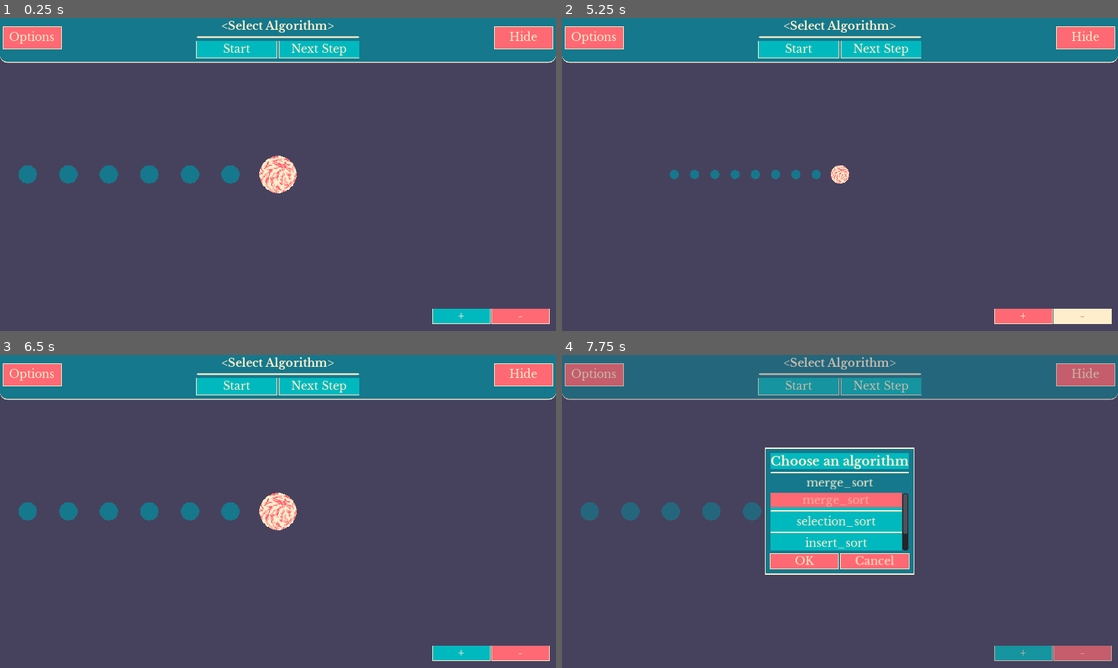
Above: before the commit, frames 1-4 (two rows, left to right).
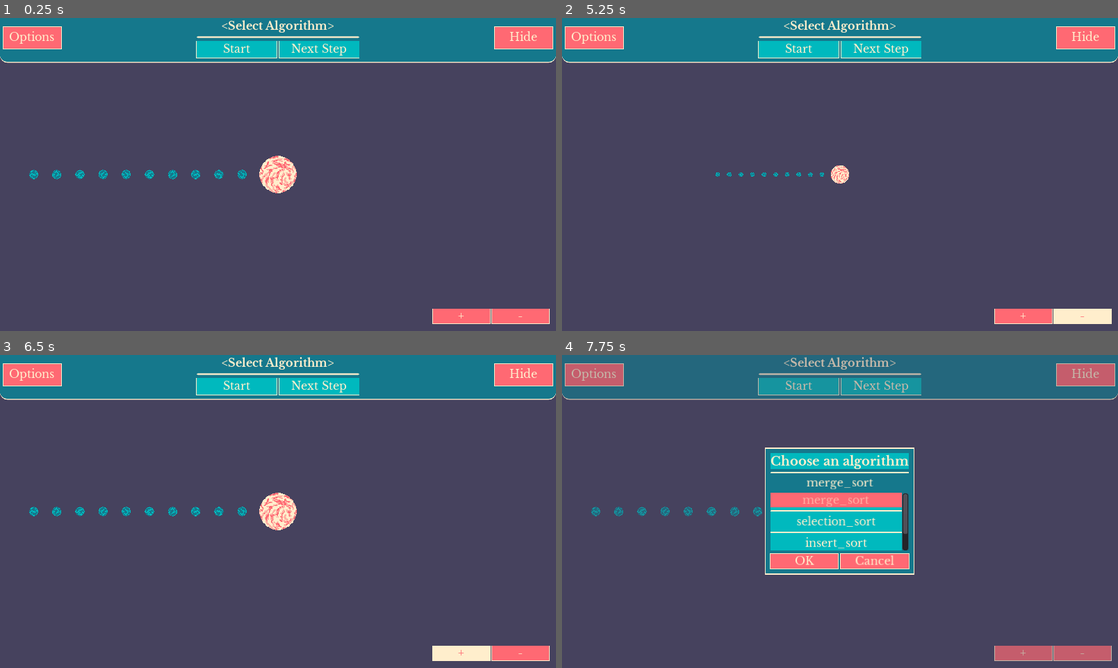
Above: after the commit, the same moments.

Repository: DissonantVoid/Godot-Sort-Visualizer
Game: Godot game, scene res://scenes/game/main.tscn
The game is run twice, just before and just after one commit, with the same random seed, the same clock (stepped at 60 frames per second) and the same inputs.
Inputs:
- Up to frame 1 (0.25 s): no input
- Up to frame 2 (5.25 s): click "-" at 0.5 s; click "+" at 1.25 s; click "<Select Algorithm>" at 2 s; click "OK" at 2.75 s; click "OK" at 3.5 s; click "Hide" at 4.25 s; click "-" at 5 s
- Up to frame 3 (6.5 s): click "+" at 5.75 s
- Up to frame 4 (7.75 s): click "<Select Algorithm>" at 6.5 s; click "merge_sort" at 7.25 s

The runs differ from the first frame. In frame 1, 1.5% of the frame differs, in the area x 3-89%, y 47-98%; in frame 2, 0.3%; in frame 3, 1.5%; in frame 4, 1.3%.

Commit message:
major planets visualizer refactor
including bezier curve planet movements, and better textures

Diff:
--- a/scenes/objects/ui_components/orbiting_planet.gd
+++ b/scenes/objects/ui_components/orbiting_planet.gd
@@ -4,34 +4,58 @@
 
 onready var _particles : CPUParticles2D = $CPUParticles2D
 
+const _default_ptcls_size : float = 4.0
+
 var _initial_size : Vector2
 var _pivot : Vector2
-var _center : Vector2
-var _rot_speed : float
+var _local_center : Vector2
+var _orbit_speed : float
 
-const _move_to_speed : float = 132.0
-var _move_target : Vector2
+const _move_to_speed : float = 0.6
+var _move_start : Vector2
+var _move_end : Vector2
+
+const _arc_height : float = 124.0
+var _arc_point : Vector2
+var _curr_arc_offset : float = 0 # [0 - 1]
 
 enum State {rotating, moving_to}
 var _curr_state : int = State.rotating
 
 
 func _ready():
+	# randomize texture
+	var tex_offsets : Array = [0, 32]
+	texture.region.position.x = tex_offsets[
+		Utility.rng.randi_range(0, tex_offsets.size()-1)
+	]
+	texture.region.position.y = tex_offsets[
+		Utility.rng.randi_range(0, tex_offsets.size()-1)
+	]
+	flip_h = bool(Utility.rng.randi_range(0,1))
+	flip_v = bool(Utility.rng.randi_range(0,1))
+
 	set_process(false)
 	_initial_size = rect_size
-	_center = rect_size/2
+	_local_center = rect_size/2
 
 func _process(delta):
 	if _curr_state == State.rotating:
-		_rotate(deg2rad(_rot_speed * delta))
+		_rotate(deg2rad(_orbit_speed * delta))
 
 	elif _curr_state == State.moving_to:
-		var direction : Vector2 = (_move_target - rect_global_position).normalized()
-		rect_global_position += _move_to_speed * direction * delta
+		# we use quadratic bezier curve (see docs.godotengine.org/en/stable/tutorials/math/beziers_and_curves.html)
+		# p0 is our pos
+		# p1 is half distance between p0 and p1 raised by _arc_height
+		# p2 is target pos
 
-		# if close enough, snap into position
-		if rect_global_position.distance_to(_move_target) <= _move_to_speed/2:
-			rect_global_position = _move_target
+		var q0 : Vector2 = _move_start.linear_interpolate(_arc_point, _curr_arc_offset)
+		var q1 : Vector2 = _arc_point.linear_interpolate(_move_end, _curr_arc_offset)
+		var pos : Vector2 = q0.linear_interpolate(q1, _curr_arc_offset)
+		rect_global_position = pos
+
+		_curr_arc_offset += _move_to_speed * delta
+		if _curr_arc_offset > 1.0:
 			_curr_state = State.rotating
 			_particles.emitting = false
 
@@ -41,34 +65,49 @@
 	_pivot = pivot
 	rect_global_position = start_position
 
-func reset(size_scale : float, speed : float, start_angle : float):
+func reset(size_scale : float, orbit_speed : float, start_angle : float):
 	# reset
 	if _curr_state == State.moving_to:
 		_curr_state = State.rotating
 		_particles.emitting = false
 
 	rect_size = _initial_size * size_scale
-	_center = rect_size/2
-	_particles.position = _center
+	_local_center = rect_size/2
+	_particles.position = _local_center
+	_particles.scale_amount = _default_ptcls_size * size_scale
 
-	_rot_speed = speed
+	_orbit_speed = orbit_speed
 
 	# manual rotation so we can easily switch planets
 	_rotate(deg2rad(start_angle))
 
 	set_process(true)
 
-func move_to(new_pos : Vector2):
-	_move_target = new_pos
+func move_to(other_planet):
+	_move_start = get_center()
+	_move_end = other_planet.get_center() - rect_size/2 # move our center to the new position
+
+	var distance : Vector2 = _move_end - _move_start
+	_arc_point = (_move_start + distance/2) + Vector2(0, _arc_height).rotated(distance.normalized().angle())
+
+	_curr_arc_offset = 0
+
+	_orbit_speed = other_planet.get_orbit_speed()
 	_curr_state = State.moving_to
 	_particles.emitting = true
+
+func get_orbit_speed() -> float:
+	return _orbit_speed
 
 func get_size() -> Vector2:
 	return rect_size
 
+func get_center() -> Vector2:
+	return rect_global_position + rect_size/2
+
 func _rotate(angle_rad : float):
 	# credit: stackoverflow.com/questions/2259476/rotating-a-point-about-another-point-2d
-	var pivot_centered : Vector2 = _pivot - _center
+	var pivot_centered : Vector2 = _pivot - _local_center
 
 	var angle_sin : float = sin(angle_rad)
 	var angle_cos : float = cos(angle_rad)
--- a/scenes/objects/ui_components/orbiting_planet.tscn
+++ b/scenes/objects/ui_components/orbiting_planet.tscn
@@ -4,6 +4,7 @@
 [ext_resource path="res://scenes/objects/ui_components/orbiting_planet.gd" type="Script" id=2]
 
 [sub_resource type="AtlasTexture" id=1]
+resource_local_to_scene = true
 atlas = ExtResource( 1 )
 region = Rect2( 0, 0, 32, 32 )
 
@@ -17,11 +18,11 @@
 [node name="CPUParticles2D" type="CPUParticles2D" parent="."]
 show_behind_parent = true
 emitting = false
-amount = 32
-lifetime = 2.0
+amount = 24
+lifetime = 1.3
 local_coords = false
 spread = 180.0
 gravity = Vector2( 0, 0 )
 initial_velocity = 8.0
 initial_velocity_random = 1.0
-scale_amount = 4.0
+color = Color( 0, 0.72549, 0.745098, 1 )
--- a/scenes/objects/visualizers/visualizer_planets.gd
+++ b/scenes/objects/visualizers/visualizer_planets.gd
@@ -1,13 +1,4 @@
 extends "res://scenes/objects/visualizers/visualizer.gd"
-
-# TODO: this is still brocken, mess arround long enough (not that long)
-#       and things will start to break, planets will not switch places
-#       order will be all wrong, I don't even know man
-
-# TODO: this needs some more attention like planet speed changing
-#       based on zoom level, rotation speed based on distance from star
-#       different planet art etc..
-#       of course that's future me's problem and I'm not future me
 
 onready var _planets_container : Control = $Planets
 onready var _star : TextureRect = $Star
@@ -25,24 +16,29 @@
 )
 
 var _star_center : Vector2
-const _planets_count : int = 8
-const _planets_offset : float = 98.0 # initial offset from the sun
-const _planets_distance : float = 70.0
+const _planets_count : int = 10
+const _planets_offset : float = 140.0 # initial offset from the sun
+const _planets_distance : float = 80.0
 
 const _min_planet_scale : float = 0.4
-const _max_planet_scale : float = 2.1
-const _min_planet_speed : float = 4.0
-const _max_planet_speed : float = 36.0
+const _max_planet_scale : float = 2.8
+const _planets_speed_modifier : float = 0.2
+# used to determine planets orbit speed
+var _furthest_planet_distance : float =\
+	Vector2(_planets_offset + _planets_count * _planets_distance, 0).length()
 
 var _waiting_for_planets : int = 0
 var _is_updating_all : bool = false
 
-var _zoom_level : int = 4
-const _zoom_max : int = 4
-const _zoom_min : int = 1
+var _zoom_level : int = 1
+const _zoom_min : int = 0
+const _zoom_max : int = 3
 
 
 func _ready():
+	_background.rect_size = _window_size * 2
+	_background.rect_position = -_background.rect_size/2
+
 	# removing the yield will cause _star_center to be 0,0 at start
 	# but only if visualizer_planets is not the root node
 	# not sure why but I suspect it has something to do with layout
@@ -65,9 +61,12 @@
 	for i in _planets_count:
 		var planet := _planets_container.get_child(i)
 
+
 		planet.reset(
 			Utility.rng.randf_range(_min_planet_scale, _max_planet_scale),
-			Utility.rng.randf_range(_min_planet_speed, _max_planet_speed), Utility.rng.randf_range(0, 360)
+			_planets_speed_modifier *
+				(_furthest_planet_distance - (planet.rect_global_position - _star_center).length()),
+			Utility.rng.randf_range(0, 360)
 		)
 
 # override
@@ -88,19 +87,26 @@
 	_planets_container.move_child(high_idx_child, low_idx_child.get_index())
 	_planets_container.move_child(low_idx_child, high_idx)
 
-	low_idx_child.move_to(high_idx_child.rect_global_position + high_idx_child.rect_size/2)
-	high_idx_child.move_to(low_idx_child.rect_global_position + low_idx_child.rect_size/2)
+	low_idx_child.move_to(high_idx_child)
+	high_idx_child.move_to(low_idx_child)
 	_waiting_for_planets = 2
 
 # override
 func update_all(new_indexes : Array):
-	# TODO: order is not right
 	_is_updating_all = true
+
+	var ordered_planets : Array
+	for i in new_indexes:
+		ordered_planets.append(_planets_container.get_child(i))
+
+	# switch planets
 	for i in new_indexes.size():
 		if i != new_indexes[i]:
 			_waiting_for_planets += 1
-			var target_child : Control = _planets_container.get_child(new_indexes[i])
-			_planets_container.get_child(i).move_to(target_child.rect_global_position + target_child.rect_size/2)
+			var target_child := _planets_container.get_child(i)
+			_planets_container.get_child(new_indexes[i]).move_to(target_child)
+
+	# no point in moving children in tree since reset() will be called after this anyway
 
 # override
 func set_ui_visibility(is_visible : bool):
@@ -115,30 +121,18 @@
 	_waiting_for_planets -= 1
 	if _waiting_for_planets == 0:
 		if _is_updating_all:
+			_is_updating_all = false
 			emit_signal("updated_all")
 		else:
 			emit_signal("updated_indexes")
 
 func _on_zoom_pressed(is_in : bool):
-	_zoom_level += 1 if is_in else -1
-	var modifier_value : float = 2.0 if is_in else 0.5
+	_zoom_level += -1 if is_in else 1
 
-	var zoom_modifier : int
-	match _zoom_level: # TODO: this is a stupid way to do this?
-			4: zoom_modifier = 1
-			3: zoom_modifier = 2
-			2: zoom_modifier = 4
-			1: zoom_modifier = 6
+	var zoom_modifier : int = pow(2, _zoom_level)
 	_camera.zoom = Vector2.ONE * zoom_modifier
 	_background.rect_size = _window_size * zoom_modifier
 	_background.rect_position = -_background.rect_size/2
 
-	if _zoom_out_btn.disabled:
-		_zoom_out_btn.disabled = false
-	elif _zoom_level == _zoom_min:
-		_zoom_out_btn.disabled = true
-
-	if _zoom_in_btn.disabled:
-		_zoom_in_btn.disabled = false
-	elif _zoom_level == _zoom_max:
-		_zoom_in_btn.disabled = true
+	_zoom_out_btn.disabled = _zoom_level == _zoom_max
+	_zoom_in_btn.disabled = _zoom_level == _zoom_min
--- a/scenes/objects/visualizers/visualizer_planets.tscn
+++ b/scenes/objects/visualizers/visualizer_planets.tscn
@@ -7,7 +7,7 @@
 
 [sub_resource type="AtlasTexture" id=1]
 atlas = ExtResource( 3 )
-region = Rect2( 32, 0, 64, 64 )
+region = Rect2( 64, 0, 64, 64 )
 
 [node name="VisualizerPlanets" instance=ExtResource( 1 )]
 script = ExtResource( 2 )
@@ -15,6 +15,7 @@
 [node name="Camera2D" type="Camera2D" parent="." index="0"]
 position = Vector2( 480, 270 )
 current = true
+zoom = Vector2( 2, 2 )
 
 [node name="Background" type="ColorRect" parent="Camera2D" index="0"]
 anchor_right = 1.0
@@ -34,10 +35,10 @@
 anchor_top = 0.5
 anchor_right = 0.5
 anchor_bottom = 0.5
-margin_left = -32.0
-margin_top = -32.0
-margin_right = 32.0
-margin_bottom = 32.0
+margin_left = -64.0
+margin_top = -64.0
+margin_right = 64.0
+margin_bottom = 64.0
 texture = SubResource( 1 )
 expand = true
 
@@ -65,7 +66,6 @@
 focus_mode = 0
 mouse_default_cursor_shape = 2
 size_flags_horizontal = 3
-disabled = true
 text = "+"
 
 [node name="Out" type="Button" parent="CanvasLayer/Zoom/HBoxContainer" index="1"]
Binary file changed: resources/textures/planets.png
